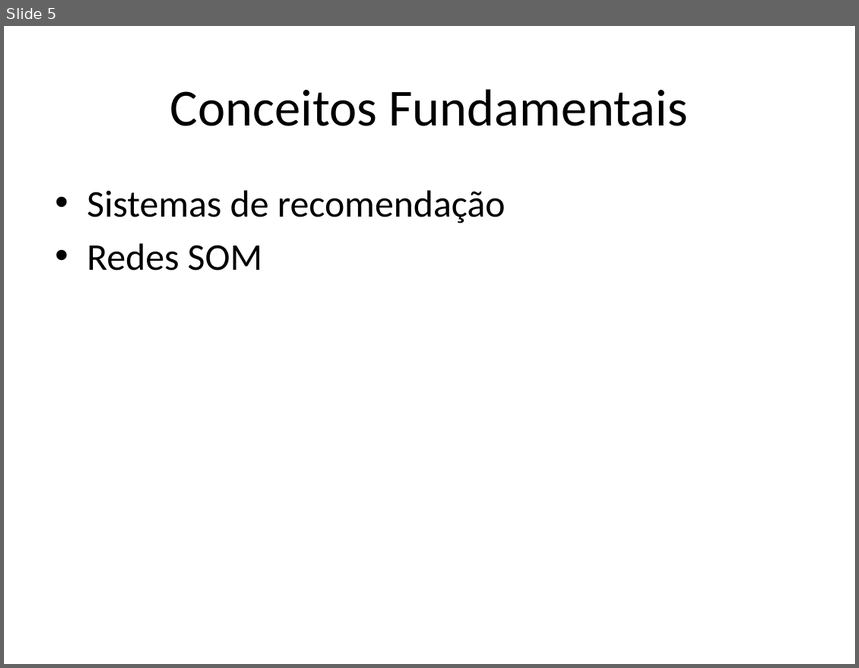
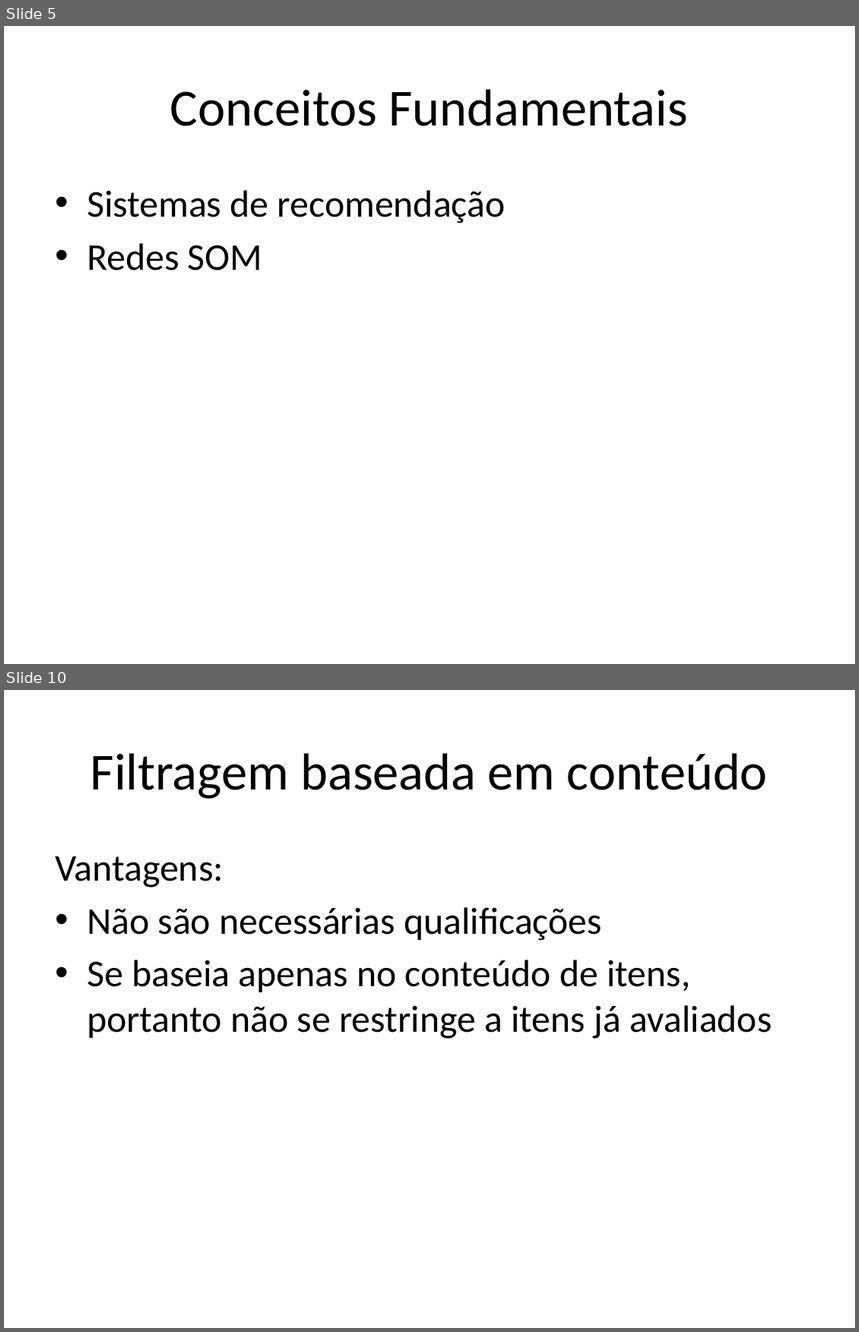
Before and after one commit to andersonberg/srsom, a slide deck: Apresentação/TCC_AndersonBerg_Apresentação.pptx. Shown one above the other, each under a label of ours: slide 5 before the commit, slides 5 and 10 after it; the slides between them are not shown. The pictures are 859x668 and 859x1332 pixels, drawn with LibreOffice and Linux fonts; fonts in the diff are those of the drawing. Boxes give left, top, right and bottom in pixels: in the first picture for what was removed or moved away, otherwise in the second. Text is boxed around its words. In the diff, an @@ line names an element or a change of style, - is before the commit and + after.

```diff
--- a/Apresentação/TCC_AndersonBerg_Apresentação.pptx
+++ b/Apresentação/TCC_AndersonBerg_Apresentação.pptx
@@ slide 10 added at <box>4,690,855,1328</box>, background #FFFFFF @@
@@ title added at <box>91,753,768,799</box>, 44 pt, text #000000 @@
+Filtragem baseada em conteúdo
@@ text added at <box>55,856,772,1039</box>, 32 pt, text #000000 @@
+Vantagens:
+• Não são necessárias qualificações
+• Se baseia apenas no conteúdo de itens, portanto não se restringe a itens já avaliados
```
Also in this commit, not shown: 25 other slides added, 1 slide removed, 4 other files.
